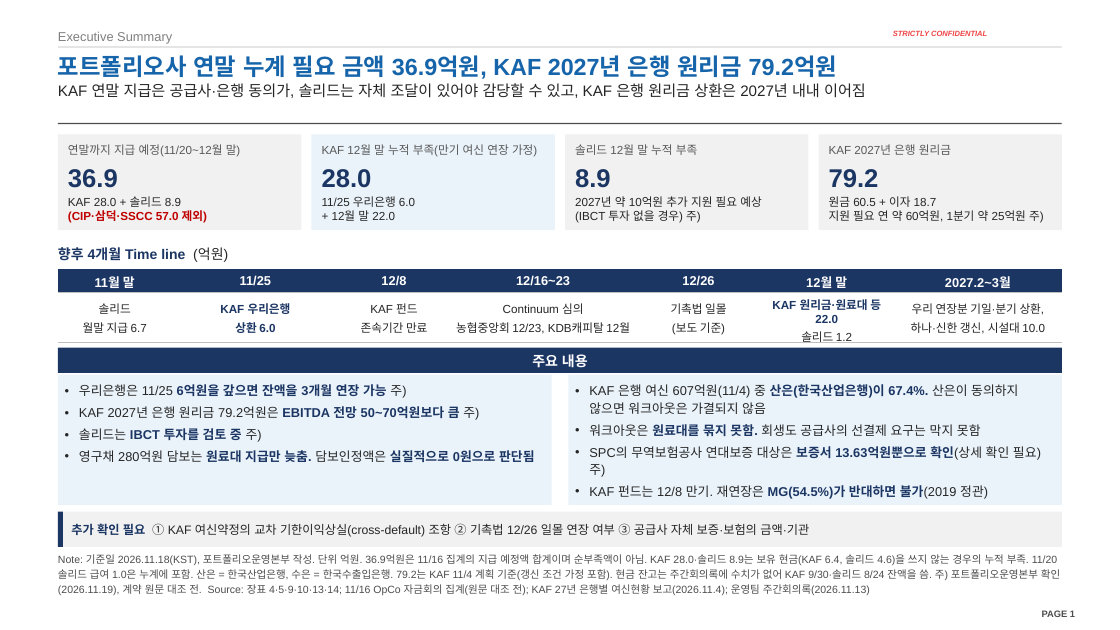
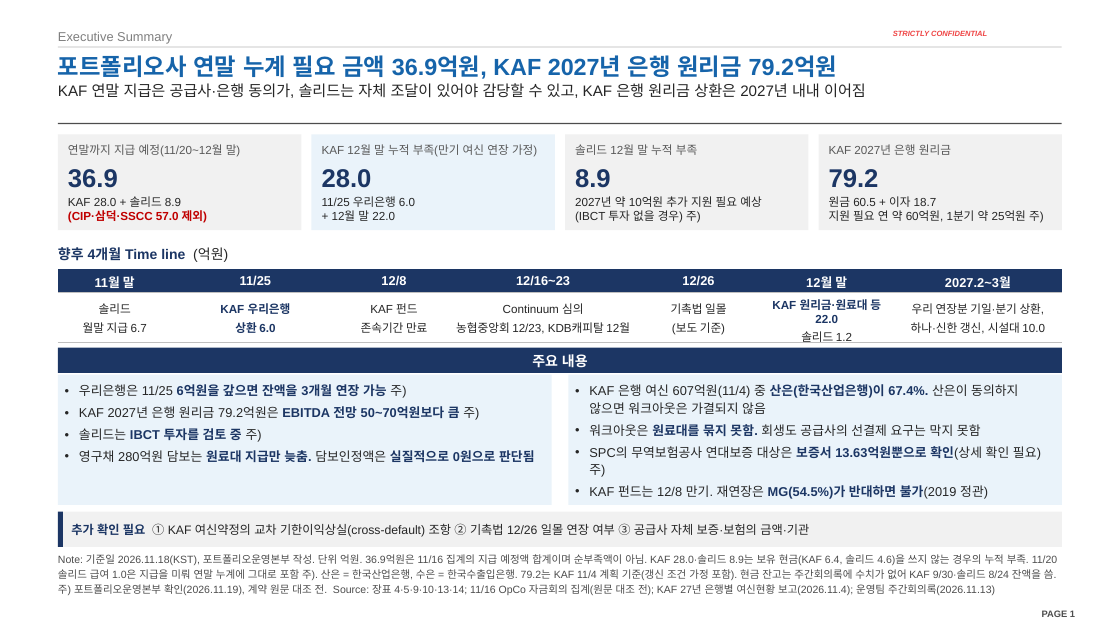
Before and after one commit to jogyesung/GS-Secretary, a slide deck: slide 1 of outputs/CIP_KAF_솔리드_자금조달차질_시나리오_20261120v3.pptx. Drawn at 1120x630 pixels with LibreOffice and Linux fonts; fonts in the diff are those of the drawing; background and template pictures are left out. Boxes give left, top, right and bottom in pixels: in the first picture for what was removed or moved away, otherwise in the second. Text is boxed around its words. In the diff, an @@ line names an element or a change of style, - is before the commit and + after.

```diff
--- a/outputs/CIP_KAF_솔리드_자금조달차질_시나리오_20261120v3.pptx
+++ b/outputs/CIP_KAF_솔리드_자금조달차질_시나리오_20261120v3.pptx
@@ text at (x1=58, y1=554, x2=1058, y2=595): text changed @@
-Note: 기준일 2026.11.18(KST), 포트폴리오운영본부 작성. 단위 억원. 36.9억원은 11/16 집계의 지급 예정액 합계이며 순부족액이 아님. KAF 28.0·솔리드 8.9는 보유 현금(KAF 6.4, 솔리드 4.6)을 쓰지 않는 경우의 누적 부족. 11/20 솔리드 급여 1.0은 누계에 포함. 산은 = 한국산업은행, 수은 = 한국수출입은행. 79.2는 KAF 11/4 계획 기준(갱신 조건 가정 포함). 현금 잔고는 주간회의록에 수치가 없어 KAF 9/30·솔리드 8/24 잔액을 씀. 주) 포트폴리오운영본부 확인(2026.11.19), 계약 원문 대조 전. Source: 장표 4·5·9·10·13·14; 11/16 OpCo 자금회의 집계(원문 대조 전); KAF 27년 은행별 여신현황 보고(2026.11.4); 운영팀 주간회의록(2026.11.13)
+Note: 기준일 2026.11.18(KST), 포트폴리오운영본부 작성. 단위 억원. 36.9억원은 11/16 집계의 지급 예정액 합계이며 순부족액이 아님. KAF 28.0·솔리드 8.9는 보유 현금(KAF 6.4, 솔리드 4.6)을 쓰지 않는 경우의 누적 부족. 11/20 솔리드 급여 1.0은 지급을 미뤄 연말 누계에 그대로 포함 주). 산은 = 한국산업은행, 수은 = 한국수출입은행. 79.2는 KAF 11/4 계획 기준(갱신 조건 가정 포함). 현금 잔고는 주간회의록에 수치가 없어 KAF 9/30·솔리드 8/24 잔액을 씀. 주) 포트폴리오운영본부 확인(2026.11.19), 계약 원문 대조 전. Source: 장표 4·5·9·10·13·14; 11/16 OpCo 자금회의 집계(원문 대조 전); KAF 27년 은행별 여신현황 보고(2026.11.4); 운영팀 주간회의록(2026.11.13)
```
Also in this commit, not shown: 1 other file.
